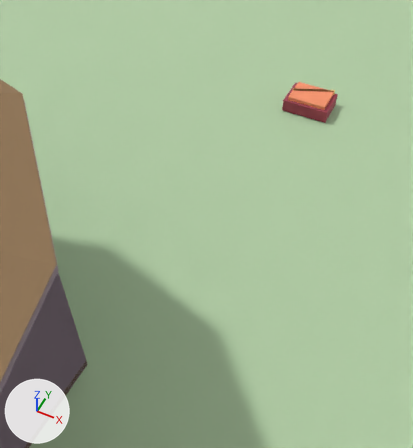
One commit to the glTF model public/village.glb: the scene before it, then after it.
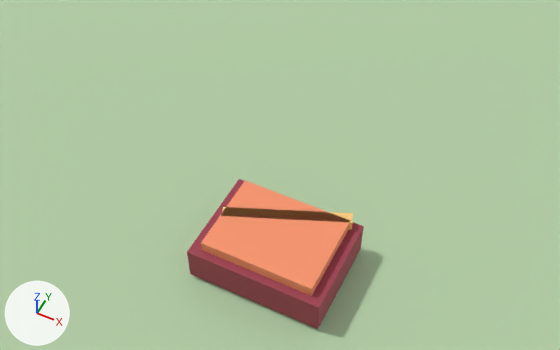
Each version appears first from a 50 mm lens placed at (71.59, 63.73, 4.73), pointed at (69.31, 68.29, -0.97), and next in a close-up from a 50 mm lens placed at (70.89, 68.25, 2.78), pointed at (69.91, 70.21, 0.33). The lights are fixed; the arrows at lower left show +X, +Y and +Z. The first two pictures are the older version. Where no turn or scale is listed for an object, it has been applied to the vertices.

The older version as bpy lines, for what is in view:
```python
me_ground = bpy.data.meshes.new('ground')
me_ground.from_pydata(...)  # 8 vertices, 12 faces; spans x -50.0..50.0, y -50.0..50.0, z 0.0
me_ground.materials.append(mat_rb_114_158_96)  # green #b3cea6
me_meteor_01__intact_cover = bpy.data.meshes.new('meteor_01__intact_cover')
me_meteor_01__intact_cover.from_pydata(...)  # a box spanning x -0.3..0.3, y -0.225..0.225, z -0.08..0.08
me_meteor_01__intact_cover.materials.append(mat_rb_89_12_20)  # red #a03f50
me_meteor_01__intact_crack = bpy.data.meshes.new('meteor_01__intact_crack')
me_meteor_01__intact_crack.from_pydata(...)  # 8 vertices, 12 faces; spans x -0.263..0.263, y -0.13..0.13, z -0.05..0.05
me_meteor_01__intact_crack.materials.append(mat_rb_255_153_51)  # orange #ffcb7c
me_meteor_01__intact_glow = bpy.data.meshes.new('meteor_01__intact_glow')
me_meteor_01__intact_glow.from_pydata(...)  # a box spanning x -0.25..0.25, y -0.19..0.19, z -0.03..0.03
me_meteor_01__intact_glow.materials.append(mat_rb_242_76_38)  # orange #f9956c
ob_ground = bpy.data.objects.new('ground', me_ground)
ob_ground.location = (49.5, 49.5, -0.01)
ob_meteor_01__intact_cover = bpy.data.objects.new('meteor_01__intact_cover', me_meteor_01__intact_cover)
ob_meteor_01__intact_cover.location = (70.0, 70.0, 0.1)
ob_meteor_01__intact_crack = bpy.data.objects.new('meteor_01__intact_crack', me_meteor_01__intact_crack)
ob_meteor_01__intact_crack.location = (70.0, 70.1, 0.18)
ob_meteor_01__intact_glow = bpy.data.objects.new('meteor_01__intact_glow', me_meteor_01__intact_glow)
ob_meteor_01__intact_glow.location = (70.0, 70.0, 0.2)
```
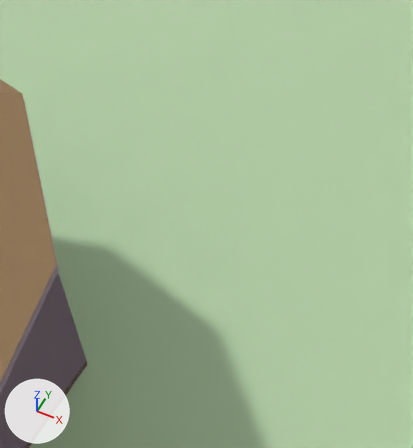
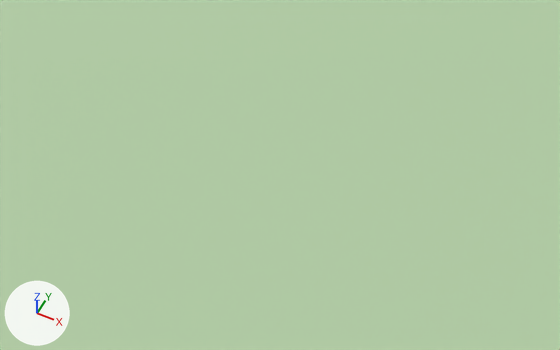
Edits to the scene script, one JSON object a line:
```json
{"op": "remove", "block": "ob_meteor_01__intact_cover", "code": ["ob_meteor_01__intact_cover = bpy.data.objects.new('meteor_01__intact_cover', me_meteor_01__intact_cover)", "ob_meteor_01__intact_cover.location = (70.0, 70.0, 0.1)"]}
{"op": "remove", "block": "ob_meteor_01__intact_crack", "code": ["ob_meteor_01__intact_crack = bpy.data.objects.new('meteor_01__intact_crack', me_meteor_01__intact_crack)", "ob_meteor_01__intact_crack.location = (70.0, 70.1, 0.18)"]}
{"op": "remove", "block": "ob_meteor_01__intact_glow", "code": ["ob_meteor_01__intact_glow = bpy.data.objects.new('meteor_01__intact_glow', me_meteor_01__intact_glow)", "ob_meteor_01__intact_glow.location = (70.0, 70.0, 0.2)"]}
```

Pixel boxes [x1, y1, x2, y2] of what changed, in the close-ups (560 x 350 px):
```json
{"object": "meteor_01__intact_glow", "change": "deleted", "before": [201, 181, 350, 296], "on screen": "orange"}
{"object": "meteor_01__intact_cover", "change": "deleted", "before": [187, 179, 364, 329], "on screen": "red"}
{"object": "meteor_01__intact_crack", "change": "deleted", "before": [222, 207, 353, 230], "on screen": "orange"}
```
